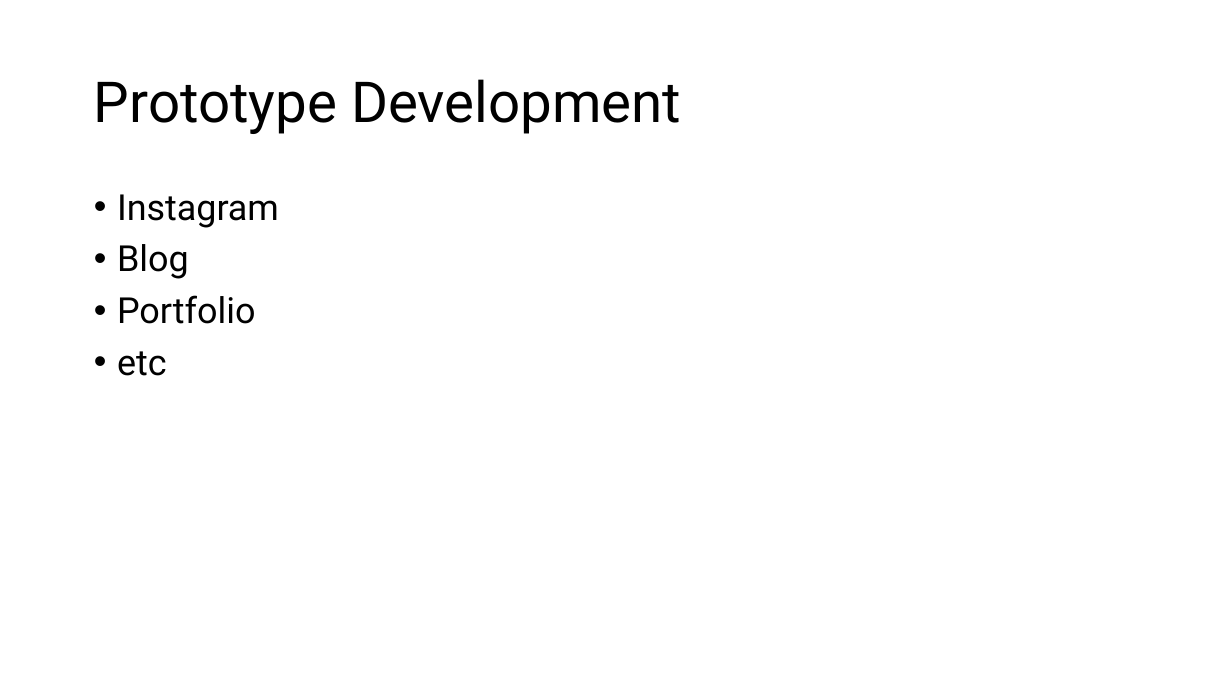
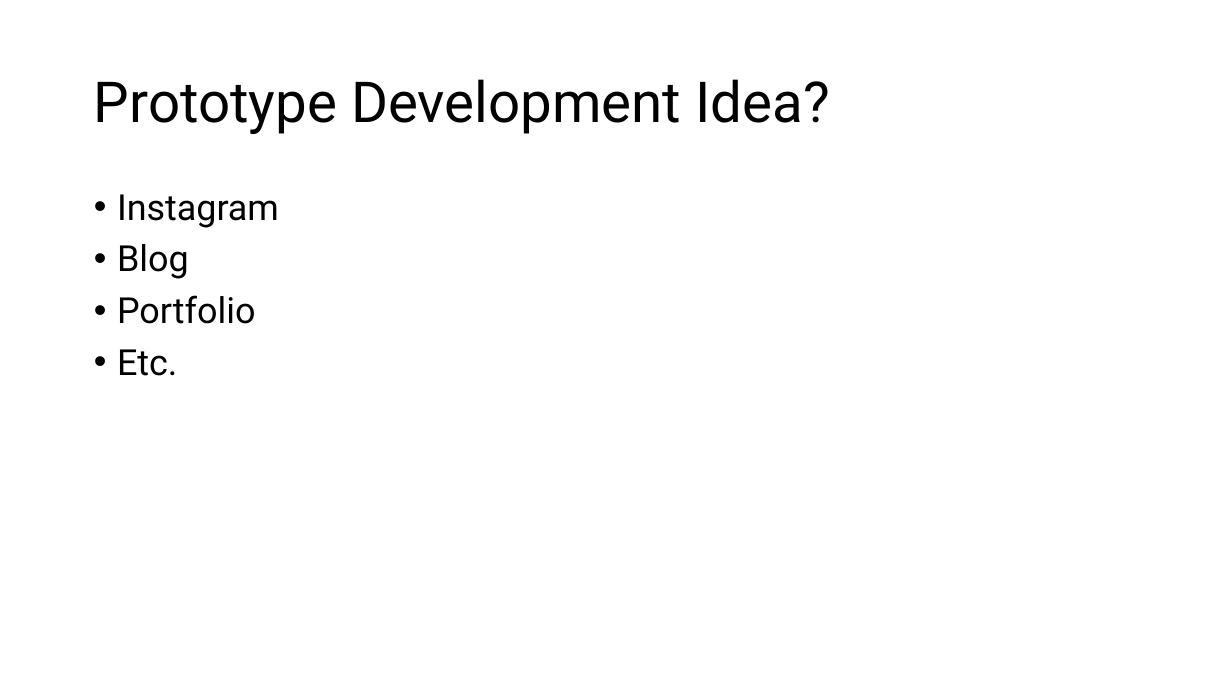
Before and after one commit to neonbranch/CPSC-357-Lab, a slide deck: slide 3 of lab1/lab1.pptx. Drawn at 1232x693 pixels with LibreOffice and Linux fonts; fonts in the diff are those of the drawing. Boxes give left, top, right and bottom in pixels: in the first picture for what was removed or moved away, otherwise in the second. Text is boxed around its words. In the diff, an @@ line names an element or a change of style, - is before the commit and + after.

```diff
--- a/lab1/lab1.pptx
+++ b/lab1/lab1.pptx
@@ title at (94,79,829,134): text changed @@
-Prototype Development
+Prototype Development Idea?
@@ text at (117,349,177,376): text changed @@
-• etc
+• Etc.
```
Also in this commit, not shown: 14 other files.
